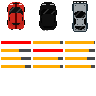
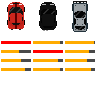
Layer changes from the first 96×96 image to the second:
painted on "sprite_sheet.png" over <box>1,49,95,71</box>
